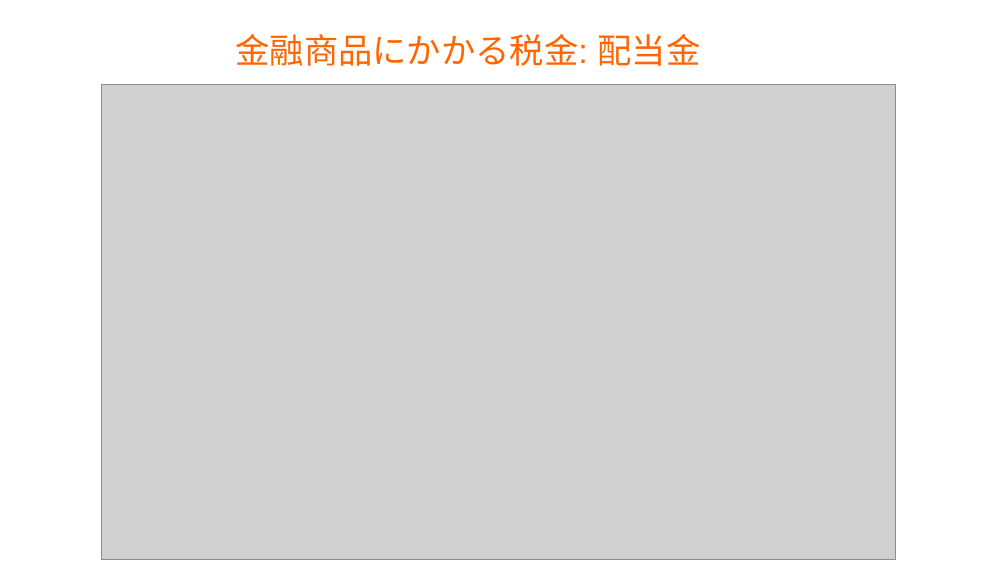
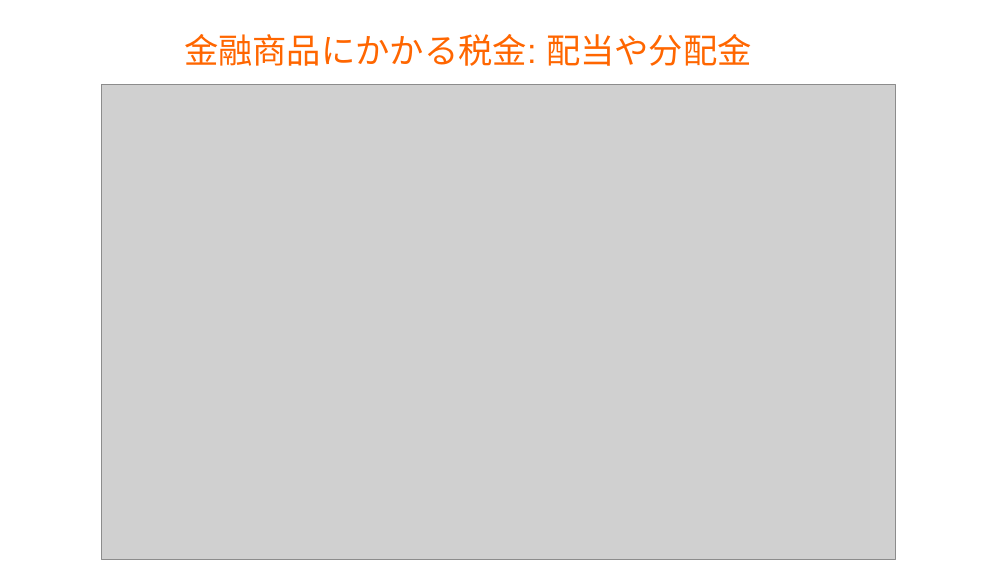
Before and after one commit to master-q/masterq-docs, a slide deck: slide 7 of presentations/20231126-invest_report/20231126-invest_report.odp. Drawn at 1008x567 pixels with LibreOffice and Linux fonts; fonts in the diff are those of the drawing; grey boxes stand for pictures; background and template pictures are left out. Boxes give left, top, right and bottom in pixels: in the first picture for what was removed or moved away, otherwise in the second. Text is boxed around its words. In the diff, an @@ line names an element or a change of style, - is before the commit and + after.

```diff
--- a/presentations/20231126-invest_report/20231126-invest_report.odp
+++ b/presentations/20231126-invest_report/20231126-invest_report.odp
@@ title at <box>184,34,752,66</box>: text changed @@
-金融商品にかかる税金: 配当金
+金融商品にかかる税金: 配当や分配金
```
Also in this commit, not shown: 3 other slides changed, 11 slides added.
